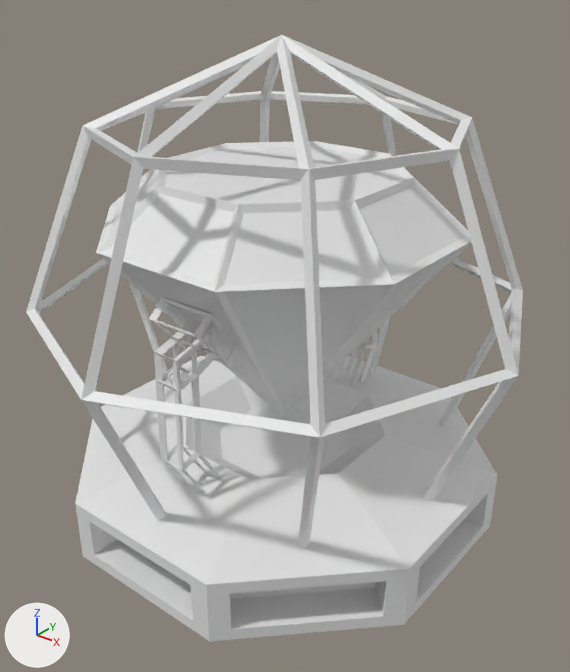
The Blender file Tohet/Assets/Models/DiamondFromAnotherDimenson.blend as it was, and as the next commit left it.
The view is the same before and after, from a 50 mm camera at (0.808, -1.096, 0.837) aimed at (0.002, -0.089, 0.212). Arrows for +X, +Y and +Z are at lower left; the lights stay in place.
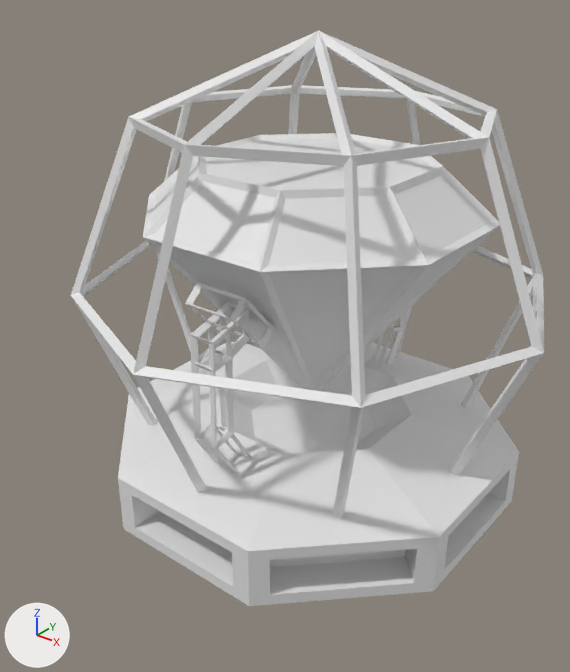
Changed parts and their boxes (x1, y1, x2, y2) in the pictures (570 x 672 px):
'Cylinder', moved
    before: (75, 356, 497, 641)
    after: (118, 341, 519, 606)
'Sphere', moved
    before: (26, 35, 523, 549)
    after: (71, 30, 544, 519)
'Cone', moved
    before: (107, 146, 465, 407)
    after: (152, 138, 491, 386)
'Cone.001', moved
    before: (96, 141, 471, 416)
    after: (143, 133, 500, 391)
'Cube', moved
    before: (149, 297, 378, 492)
    after: (185, 283, 405, 472)

What the commit changed:
Object 'Cone' (ob_cone) moves from (0.0, -0.094, 0.28) to (0.0, 0.0, 0.28).
Object 'Cube' (ob_cube) moves from (0.0, -0.308, 0.301) to (0.0, -0.23, 0.301).
Object 'Cone.001' (ob_cone_001) moves from (0.0, -0.094, 0.28) to (0.0, 0.0, 0.28).
Object 'Cylinder' (ob_cylinder) moves from (0.0, -0.094, -0.062) to (0.0, 0.0, -0.062).
Object 'Sphere' (ob_sphere) moves from (0.0, -0.094, 0.283) to (0.0, 0.0, 0.283).
